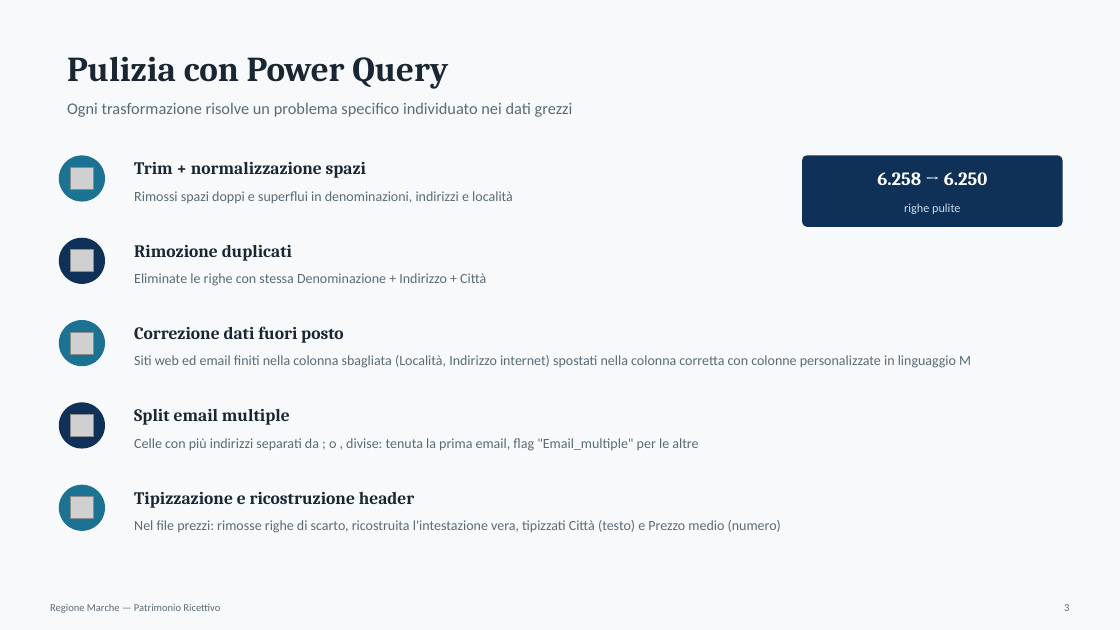
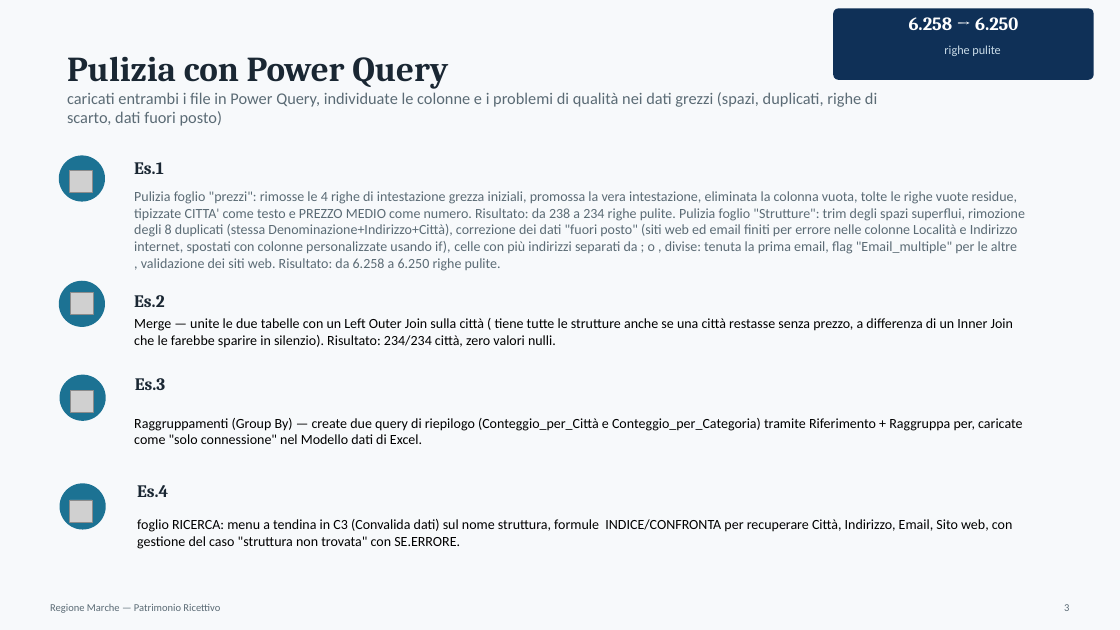
Before and after one commit to epicyana/praticaW4D4, a slide deck: slide 3 of PRESENTAZIONEEPICODE.pptx. Drawn at 1120x630 pixels with LibreOffice and Linux fonts; fonts in the diff are those of the drawing; grey boxes stand for pictures. Boxes give left, top, right and bottom in pixels: in the first picture for what was removed or moved away, otherwise in the second. Text is boxed around its words. In the diff, an @@ line names an element or a change of style, - is before the commit and + after.

```diff
--- a/PRESENTAZIONEEPICODE.pptx
+++ b/PRESENTAZIONEEPICODE.pptx
@@ text "6.258 → 6.250" moved from (x1=877, y1=172, x2=987, y2=185) to (x1=909, y1=17, x2=1018, y2=30) @@
@@ rounded rectangle moved from (x1=802, y1=155, x2=1063, y2=227) to (x1=833, y1=8, x2=1094, y2=80) @@
@@ text "righe pulite" moved from (x1=904, y1=203, x2=960, y2=214) to (x1=944, y1=45, x2=1000, y2=56) @@
@@ text at (x1=67, y1=92, x2=877, y2=126): text changed @@
-Ogni trasformazione risolve un problema specifico individuato nei dati grezzi
+caricati entrambi i file in Power Query, individuate le colonne e i problemi di qualità nei dati grezzi (spazi, duplicati, righe di scarto, dati fuori posto)
@@ picture moved from (x1=71, y1=250, x2=92, y2=271) to (x1=70, y1=171, x2=92, y2=192) @@
@@ text at (x1=134, y1=162, x2=164, y2=174): text changed @@
-Trim + normalizzazione spazi
+Es.1
@@ text at (x1=134, y1=191, x2=1025, y2=271): text changed @@
-Rimossi spazi doppi e superflui in denominazioni, indirizzi e località
+Pulizia foglio "prezzi": rimosse le 4 righe di intestazione grezza iniziali, promossa la vera intestazione, eliminata la colonna vuota, tolte le righe vuote residue, tipizzate CITTA' come testo e PREZZO MEDIO come numero. Risultato: da 238 a 234 righe pulite. Pulizia foglio "Strutture": trim degli spazi superflui, rimozione degli 8 duplicati (stessa Denominazione+Indirizzo+Città), correzione dei dati "fuori posto" (siti web ed email finiti per errore nelle colonne Località e Indirizzo internet, spostati con colonne personalizzate usando if), celle con più indirizzi separati da ; o , divise: tenuta la prima email, flag "Email_multiple" per le altre
+, validazione dei siti web. Risultato: da 6.258 a 6.250 righe pulite.
@@ ellipse removed at (x1=59, y1=238, x2=105, y2=284) @@
@@ text removed at (x1=134, y1=245, x2=292, y2=261) @@
-Rimozione duplicati
@@ ellipse moved from (x1=59, y1=320, x2=105, y2=366) to (x1=59, y1=281, x2=105, y2=327) @@
@@ picture moved from (x1=71, y1=332, x2=92, y2=354) to (x1=71, y1=292, x2=92, y2=314) @@
@@ text at (x1=134, y1=295, x2=164, y2=307): text changed @@
-Correzione dati fuori posto
+Es.2
@@ text removed at (x1=134, y1=273, x2=486, y2=286) @@
-Eliminate le righe con stessa Denominazione + Indirizzo + Città
@@ text at (x1=134, y1=318, x2=1013, y2=348): text changed; text colour #5B6B75 to #000000 @@
-Siti web ed email finiti nella colonna sbagliata (Località, Indirizzo internet) spostati nella colonna corretta con colonne personalizzate in linguaggio M
+Merge — unite le due tabelle con un Left Outer Join sulla città ( tiene tutte le strutture anche se una città restasse senza prezzo, a differenza di un Inner Join che le farebbe sparire in silenzio). Risultato: 234/234 città, zero valori nulli.
@@ ellipse moved from (x1=59, y1=485, x2=105, y2=531) to (x1=60, y1=375, x2=106, y2=421) @@
@@ text at (x1=135, y1=378, x2=165, y2=390): text changed @@
-Tipizzazione e ricostruzione header
+Es.3
@@ picture moved from (x1=71, y1=497, x2=92, y2=518) to (x1=71, y1=391, x2=92, y2=413) @@
@@ picture removed at (x1=71, y1=414, x2=92, y2=436) @@
@@ text at (x1=134, y1=418, x2=1022, y2=444): text changed; text colour #5B6B75 to #000000 @@
-Nel file prezzi: rimosse righe di scarto, ricostruita l'intestazione vera, tipizzati Città (testo) e Prezzo medio (numero)
+Raggruppamenti (Group By) — create due query di riepilogo (Conteggio_per_Città e Conteggio_per_Categoria) tramite Riferimento + Raggruppa per, caricate come "solo connessione" nel Modello dati di Excel.
@@ text removed at (x1=134, y1=409, x2=290, y2=425) @@
-Split email multiple
@@ text removed at (x1=134, y1=438, x2=698, y2=451) @@
-Celle con più indirizzi separati da ; o , divise: tenuta la prima email, flag "Email_multiple" per le altre
@@ ellipse moved from (x1=59, y1=402, x2=105, y2=449) to (x1=60, y1=483, x2=106, y2=529) @@
@@ ellipse at (x1=60, y1=483, x2=106, y2=529): fill #0F3057 to #1C7293 @@
@@ picture moved from (x1=71, y1=167, x2=92, y2=189) to (x1=70, y1=500, x2=92, y2=522) @@
@@ text added at (x1=137, y1=485, x2=168, y2=497), 15 pt, text #1A2733, bold @@
+Es.4
@@ text added at (x1=137, y1=519, x2=1013, y2=549), 12 pt, text #000000 @@
+foglio RICERCA: menu a tendina in C3 (Convalida dati) sul nome struttura, formule INDICE/CONFRONTA per recuperare Città, Indirizzo, Email, Sito web, con gestione del caso "struttura non trovata" con SE.ERRORE.
```
Also in this commit, not shown: 2 other slides changed, 3 slides added, 2 slides removed.
